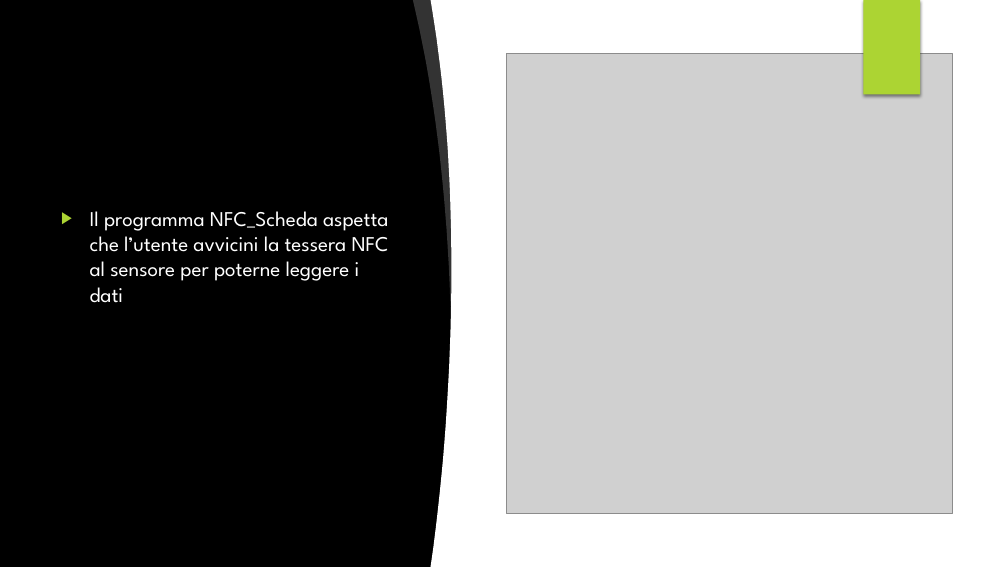
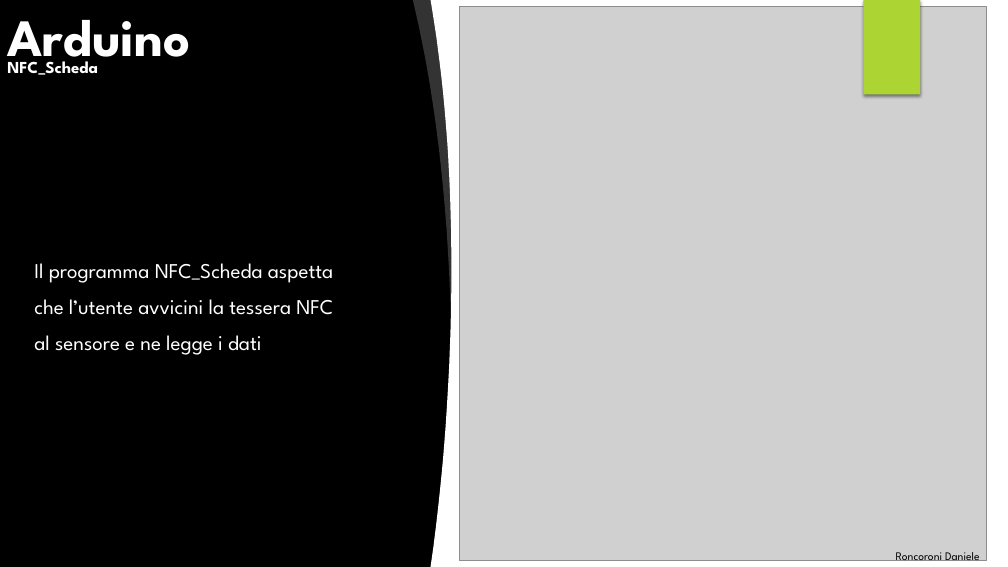
Before and after one commit to DanieleRonco/ProgettoJAItalia, a slide deck: slide 5 of Esposizione/Presentazione PPT.pptx. Drawn at 1008x567 pixels with LibreOffice and Linux fonts; fonts in the diff are those of the drawing; grey boxes stand for pictures; background and template pictures are left out. Boxes give left, top, right and bottom in pixels: in the first picture for what was removed or moved away, otherwise in the second. Text is boxed around its words. In the diff, an @@ line names an element or a change of style, - is before the commit and + after.

```diff
--- a/Esposizione/Presentazione PPT.pptx
+++ b/Esposizione/Presentazione PPT.pptx
@@ title added at [8, 20, 191, 72], 50 pt, text #FFFFFF, bold @@
+Arduino
@@ picture: place and size @@
-picture at [506, 54, 952, 513]
+picture at [459, 7, 986, 560]
@@ text added at [7, 56, 98, 75], 16 pt, text #FFFFFF, bold @@
+NFC_Scheda
@@ text at [34, 263, 333, 355]: text changed @@
-▶ Il programma NFC_Scheda aspetta che l’utente avvicini la tessera NFC al sensore per poterne leggere i dati
+Il programma NFC_Scheda aspetta
+che l’utente avvicini la tessera NFC
+al sensore e ne legge i dati
@@ text added at [896, 552, 980, 564], 11 pt, text #000000 @@
+Roncoroni Daniele
```
Also in this commit, not shown: 3 other slides changed, 2 slides added, 1 slide removed.
